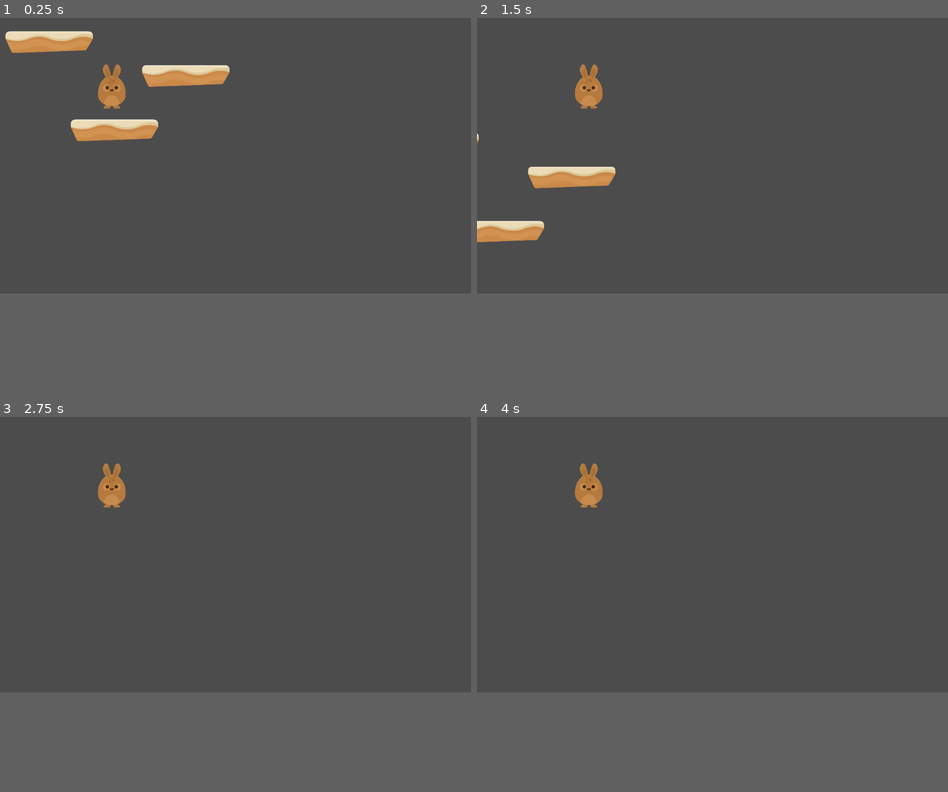
Above: before the commit, frames 1-4 (two rows, left to right).
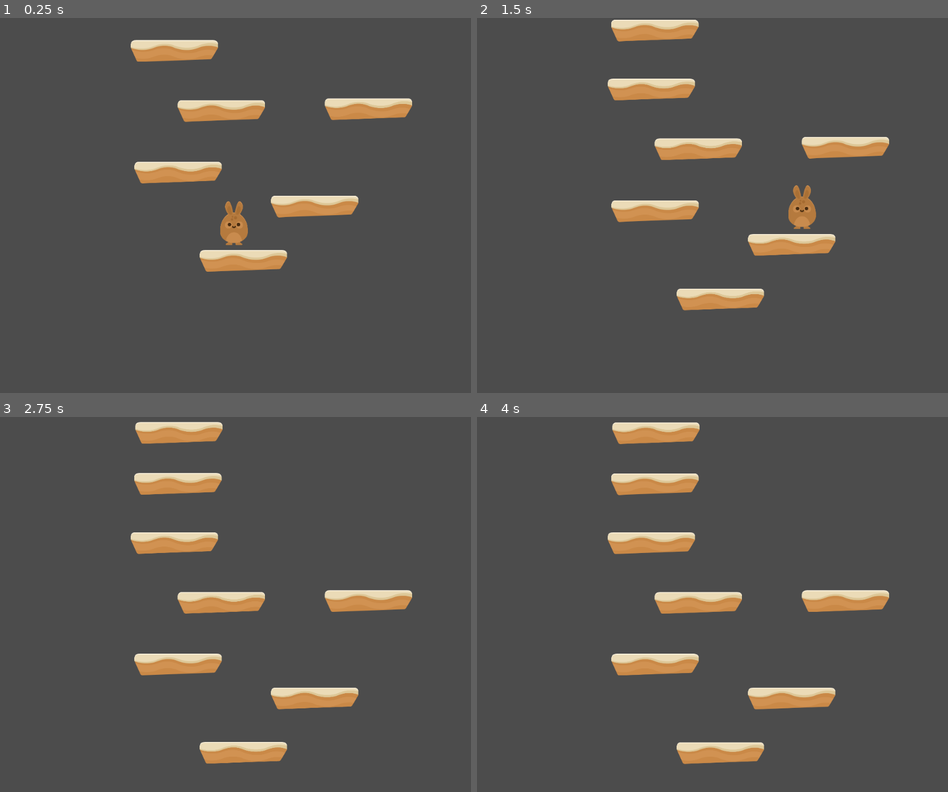
Above: after the commit, the same moments.

Repository: gguzman89/mariojumpi
Game: Godot game, scene res://main.tscn
The game is run twice, just before and just after one commit, with the same random seed, the same clock (stepped at 60 frames per second) and the same inputs.
Inputs:
- Up to frame 1 (0.25 s): no input
- Up to frame 2 (1.5 s): hold Up (ui_up) 0.53-1.28 s; hold Right (ui_right) from 0.53 s (still down); tap Up (ui_up) at 1.35 s
- Up to frame 3 (2.75 s): tap Up (ui_up) at 1.52, 1.82 s; release Right (ui_right) at 2.03 s; hold Left (ui_left) from 2.03 s (still down); hold Up (ui_up) from 2.03 s (still down)
- Up to frame 4 (4 s): release Left (ui_left) at 2.78 s; release Up (ui_up) at 2.78 s; hold Right (ui_right) from 2.78 s (still down); tap Up (ui_up) at 2.85, 3.02, 3.32 s; tap Enter at 3.5 s; hold Up (ui_up) from 3.53 s (still down)
In our replay, the window is 800x468 before the commit and 800x637 after it. These sizes can differ from the game's own. Grey fills any space a smaller window leaves; there, only what the larger window draws over its background counts as a difference.

The runs differ from the first frame. In frame 1, 9.8% of the frame differs, in the area x 1-88%, y 3-68%; in frame 2, 9.5%; in frame 3, 8.2%; in frame 4, 8.3%.

Commit message:
add plataform container

Diff:
--- /dev/null
+++ b/Camera2D.gd
@@ -0,0 +1,11 @@
+extends Camera2D
+
+var player
+
+# Called when the node enters the scene tree for the first time.
+#func _ready():
+	#set_process(true)
+
+func _process(delta):
+	global_position.y = min(global_position.y, player.global_position.y)
+	print(abs(int(global_position.y)))
--- /dev/null
+++ b/Level/plataforma.gd
@@ -0,0 +1,16 @@
+extends StaticBody2D
+
+# Called when the node enters the scene tree for the first time.
+func _ready():
+	pass # Replace with function body.
+
+# Called every frame. 'delta' is the elapsed time since the previous frame.
+#func _process(delta):
+#	pass
+
+
+func _on_viewport_exited(viewport):
+	queue_free()
+
+func _on_screen_exited():
+	queue_free()
--- a/Level/plataforma.tscn
+++ b/Level/plataforma.tscn
@@ -1,20 +1,24 @@
-[gd_scene load_steps=3 format=2]
+[gd_scene load_steps=4 format=2]
 
-[ext_resource path="res://assets/Environment/ground_sand.png" type="Texture" id=1]
+[ext_resource path="res://Level/plataforma.gd" type="Script" id=1]
+[ext_resource path="res://assets/Environment/ground_sand.png" type="Texture" id=2]
 
 [sub_resource type="RectangleShape2D" id=1]
 extents = Vector2( 189, 47 )
 
 [node name="Floor" type="StaticBody2D"]
+script = ExtResource( 1 )
 __meta__ = {
 "_edit_group_": true
 }
 
 [node name="Sprite" type="Sprite" parent="."]
-position = Vector2( 493, 369 )
-texture = ExtResource( 1 )
+texture = ExtResource( 2 )
 
 [node name="CollisionShape2D" type="CollisionShape2D" parent="."]
-position = Vector2( 493, 369 )
 shape = SubResource( 1 )
 one_way_collision = true
+
+[node name="VisibilityNotifier2D" type="VisibilityNotifier2D" parent="."]
+[connection signal="screen_exited" from="VisibilityNotifier2D" to="." method="_on_screen_exited"]
+[connection signal="viewport_exited" from="VisibilityNotifier2D" to="." method="_on_viewport_exited"]
--- a/Player/jumpi.gd
+++ b/Player/jumpi.gd
@@ -27,9 +27,13 @@
 	if acc.x == 0:
 		acc.x = vel.x * FRICTION * delta
 
-	if Input.is_action_pressed("ui_up") and is_on_floor():
+	if is_on_floor():
 		vel.y = JUMP_SPEED
 
 	vel += acc * delta
 	vel.x = clamp(vel.x, -MAX_SPEED, MAX_SPEED)
 	vel = move_and_slide(vel, Vector2.UP)
+
+
+func _on_viewport_exited(viewport):
+	print("Game Over!")
--- a/Player/jumpi.tscn
+++ b/Player/jumpi.tscn
@@ -8,21 +8,16 @@
 height = 68.3416
 
 [node name="Jumpi" type="KinematicBody2D"]
-position = Vector2( 581.833, 46.7275 )
 script = ExtResource( 1 )
 __meta__ = {
 "_edit_group_": true
 }
 
 [node name="Sprite" type="Sprite" parent="."]
-position = Vector2( 486.218, 297.615 )
 texture = ExtResource( 2 )
 
 [node name="CollisionShape2D" type="CollisionShape2D" parent="."]
-position = Vector2( 486.458, 299.02 )
 shape = SubResource( 1 )
 
-[node name="Camera2D" type="Camera2D" parent="."]
-anchor_mode = 0
-current = true
-zoom = Vector2( 2, 2 )
+[node name="VisibilityNotifier2D" type="VisibilityNotifier2D" parent="."]
+[connection signal="viewport_exited" from="VisibilityNotifier2D" to="." method="_on_viewport_exited"]
--- /dev/null
+++ b/main.gd
@@ -0,0 +1,36 @@
+extends Node
+
+onready var plataform = preload("res://Level/plataforma.tscn")
+onready var plataform_container = get_node("plataform_container")
+
+onready var p0 = get_node("StaticBody2D")
+
+onready var p10 = get_node("StaticBody2D10")
+
+var pos = Vector2.ZERO
+
+# Called when the node enters the scene tree for the first time.
+func _ready():
+	randomize()
+	$Camera2D.player = $KinematicBody2D
+	pos.x = $StaticBody2D10.position.x
+	pos.y = $StaticBody2D10.position.y
+
+func _process(delta):
+	if plataform_container.get_child_count() <= 5:
+		spawn_plataform(3)
+
+func spawn_plataform(num):
+	for i in range(num):
+		var p = plataform.instance()
+		plataform_container.add_child(p)
+		p.set_position(Vector2(pos.x, pos.y - 243))
+		pos.y -= 243
+
+func _on_viewport_exited(viewport):
+	spawn_plataform(5)
+	p0.queue_free()
+
+func _on_exited_left(viewport):
+#	queue_free()
+	print("salio de la vista")
--- a/main.tscn
+++ b/main.tscn
@@ -1,26 +1,88 @@
-[gd_scene load_steps=4 format=2]
+[gd_scene load_steps=8 format=2]
 
-[ext_resource path="res://assets/Background/bg_layer4.png" type="Texture" id=1]
+[ext_resource path="res://main.gd" type="Script" id=1]
 [ext_resource path="res://Level/plataforma.tscn" type="PackedScene" id=2]
 [ext_resource path="res://Player/jumpi.tscn" type="PackedScene" id=3]
+[ext_resource path="res://Camera2D.gd" type="Script" id=4]
+[ext_resource path="res://assets/Background/bg_layer4.png" type="Texture" id=5]
+[ext_resource path="res://assets/Background/bg_layer2.png" type="Texture" id=6]
+[ext_resource path="res://assets/Background/bg_layer1.png" type="Texture" id=7]
 
 [node name="Node" type="Node"]
-
-[node name="Background" type="Sprite" parent="."]
-visible = false
-position = Vector2( 495.291, -195.263 )
-scale = Vector2( 1, 1.05326 )
-texture = ExtResource( 1 )
-region_rect = Rect2( 0, 0, 600, 0 )
+script = ExtResource( 1 )
 
 [node name="StaticBody2D" parent="." instance=ExtResource( 2 )]
-position = Vector2( 12.1579, 151.684 )
+position = Vector2( 34.3775, 223.75 )
+
+[node name="StaticBody2D7" parent="." instance=ExtResource( 2 )]
+position = Vector2( -250.775, -946.488 )
+
+[node name="StaticBody2D8" parent="." instance=ExtResource( 2 )]
+position = Vector2( -245.737, -1168.15 )
+
+[node name="StaticBody2D9" parent="." instance=ExtResource( 2 )]
+position = Vector2( -240.7, -1384.78 )
+
+[node name="StaticBody2D10" parent="." instance=ExtResource( 2 )]
+position = Vector2( -240.208, -1581.26 )
+
+[node name="StaticBody2D4" parent="." instance=ExtResource( 2 )]
+position = Vector2( 578.313, -436.742 )
+
+[node name="StaticBody2D5" parent="." instance=ExtResource( 2 )]
+position = Vector2( -61.0495, -429.245 )
+
+[node name="StaticBody2D6" parent="." instance=ExtResource( 2 )]
+position = Vector2( -265.536, -689.397 )
 
 [node name="StaticBody2D3" parent="." instance=ExtResource( 2 )]
-position = Vector2( -271.499, -232.804 )
+position = Vector2( -249.279, -160.738 )
 
 [node name="StaticBody2D2" parent="." instance=ExtResource( 2 )]
-position = Vector2( 322.407, -85.4351 )
+position = Vector2( 344.627, -13.3694 )
 
 [node name="KinematicBody2D" parent="." instance=ExtResource( 3 )]
-position = Vector2( 7.56787, -102.407 )
+position = Vector2( -6.58569, -25.7947 )
+
+[node name="Camera2D" type="Camera2D" parent="."]
+current = true
+zoom = Vector2( 2, 2 )
+drag_margin_h_enabled = false
+drag_margin_v_enabled = false
+smoothing_enabled = true
+script = ExtResource( 4 )
+
+[node name="ParallaxBackground" type="ParallaxBackground" parent="."]
+editor/display_folded = true
+scroll_ignore_camera_zoom = true
+
+[node name="ParallaxLayer" type="ParallaxLayer" parent="ParallaxBackground"]
+editor/display_folded = true
+visible = false
+motion_scale = Vector2( 0.2, 0.2 )
+
+[node name="Background" type="Sprite" parent="ParallaxBackground/ParallaxLayer"]
+position = Vector2( 1033.09, -87.7078 )
+scale = Vector2( 1, 1.05326 )
+texture = ExtResource( 5 )
+region_enabled = true
+region_rect = Rect2( 0, 0, 3075, 1536 )
+
+[node name="ParallaxLayer2" type="ParallaxLayer" parent="ParallaxBackground"]
+visible = false
+
+[node name="Sprite" type="Sprite" parent="ParallaxBackground/ParallaxLayer2"]
+position = Vector2( 1145.25, -3849.84 )
+texture = ExtResource( 6 )
+
+[node name="ParallaxLayer3" type="ParallaxLayer" parent="ParallaxBackground"]
+visible = false
+
+[node name="Sprite" type="Sprite" parent="ParallaxBackground/ParallaxLayer3"]
+position = Vector2( 1038.68, -1630.58 )
+texture = ExtResource( 7 )
+
+[node name="plataform_container" type="Node" parent="."]
+
+[node name="VisibilityNotifier2D" type="VisibilityNotifier2D" parent="plataform_container"]
+[connection signal="viewport_exited" from="plataform_container/VisibilityNotifier2D" to="." method="_on_exited_left"]
--- a/project.godot
+++ b/project.godot
@@ -19,6 +19,11 @@
 run/main_scene="res://main.tscn"
 config/icon="res://icon.png"
 
+[display]
+
+window/size/height=816
+window/stretch/aspect="expand"
+
 [rendering]
 
 environment/default_environment="res://default_env.tres"
